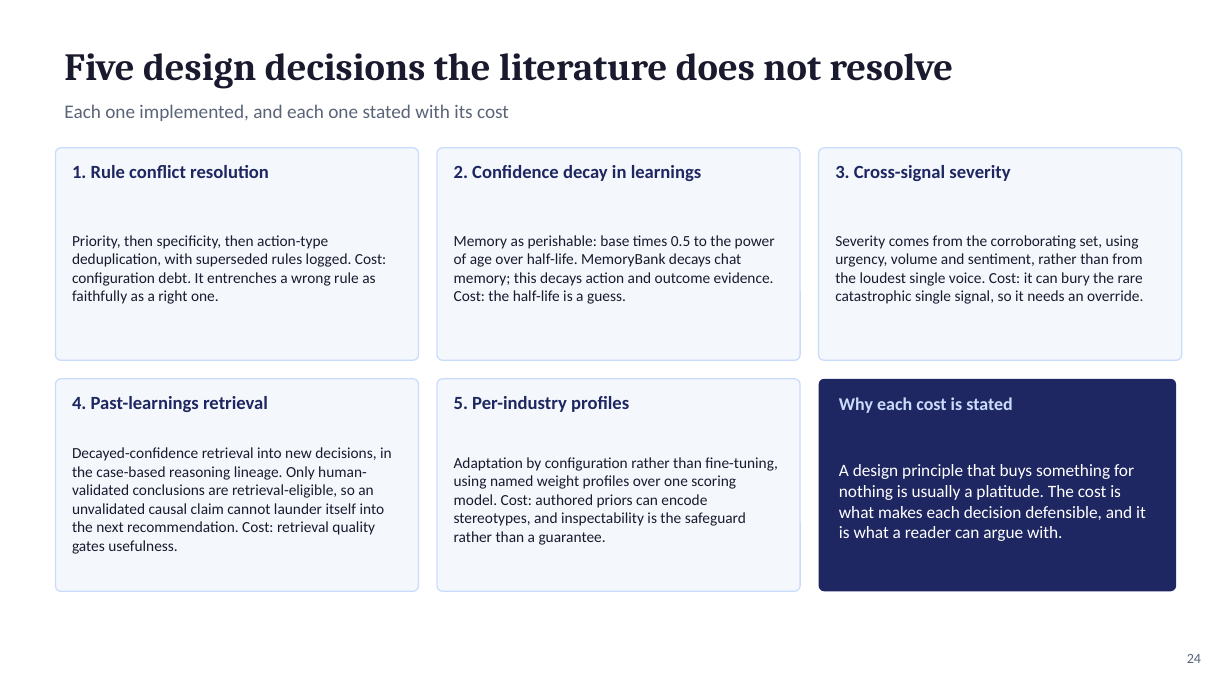
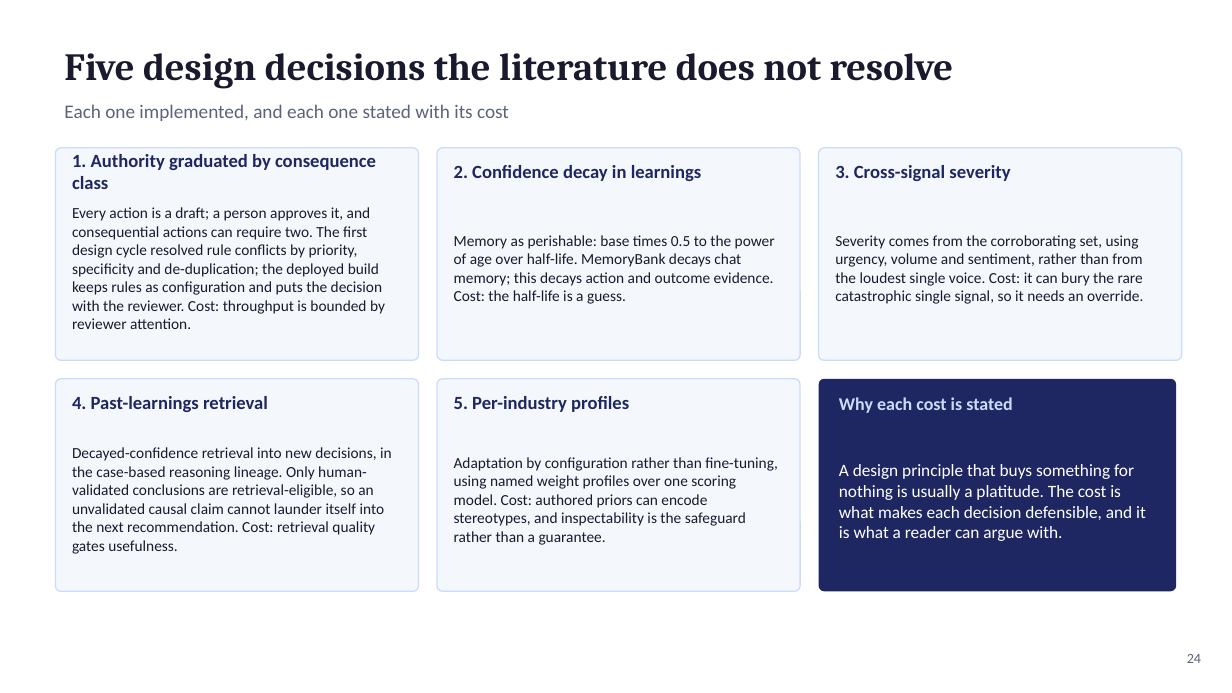
Before and after one commit to fogu13/CLARA, a slide deck: slide 24 of thesis/defense/defense_deck.pptx. Drawn at 1232x693 pixels with LibreOffice and Linux fonts; fonts in the diff are those of the drawing. Boxes give left, top, right and bottom in pixels: in the first picture for what was removed or moved away, otherwise in the second. Text is boxed around its words. In the diff, an @@ line names an element or a change of style, - is before the commit and + after.

```diff
--- a/thesis/defense/defense_deck.pptx
+++ b/thesis/defense/defense_deck.pptx
@@ text at box(72, 154, 376, 189): text changed @@
-1. Rule conflict resolution
+1. Authority graduated by consequence class
@@ text at box(72, 207, 385, 329): text changed @@
-Priority, then specificity, then action-type deduplication, with superseded rules logged. Cost: configuration debt. It entrenches a wrong rule as faithfully as a right one.
+Every action is a draft; a person approves it, and consequential actions can require two. The first design cycle resolved rule conflicts by priority, specificity and de-duplication; the deployed build keeps rules as configuration and puts the decision with the reviewer. Cost: throughput is bounded by reviewer attention.
```
Also in this commit, not shown: 4 other slides changed, 23 other files.
